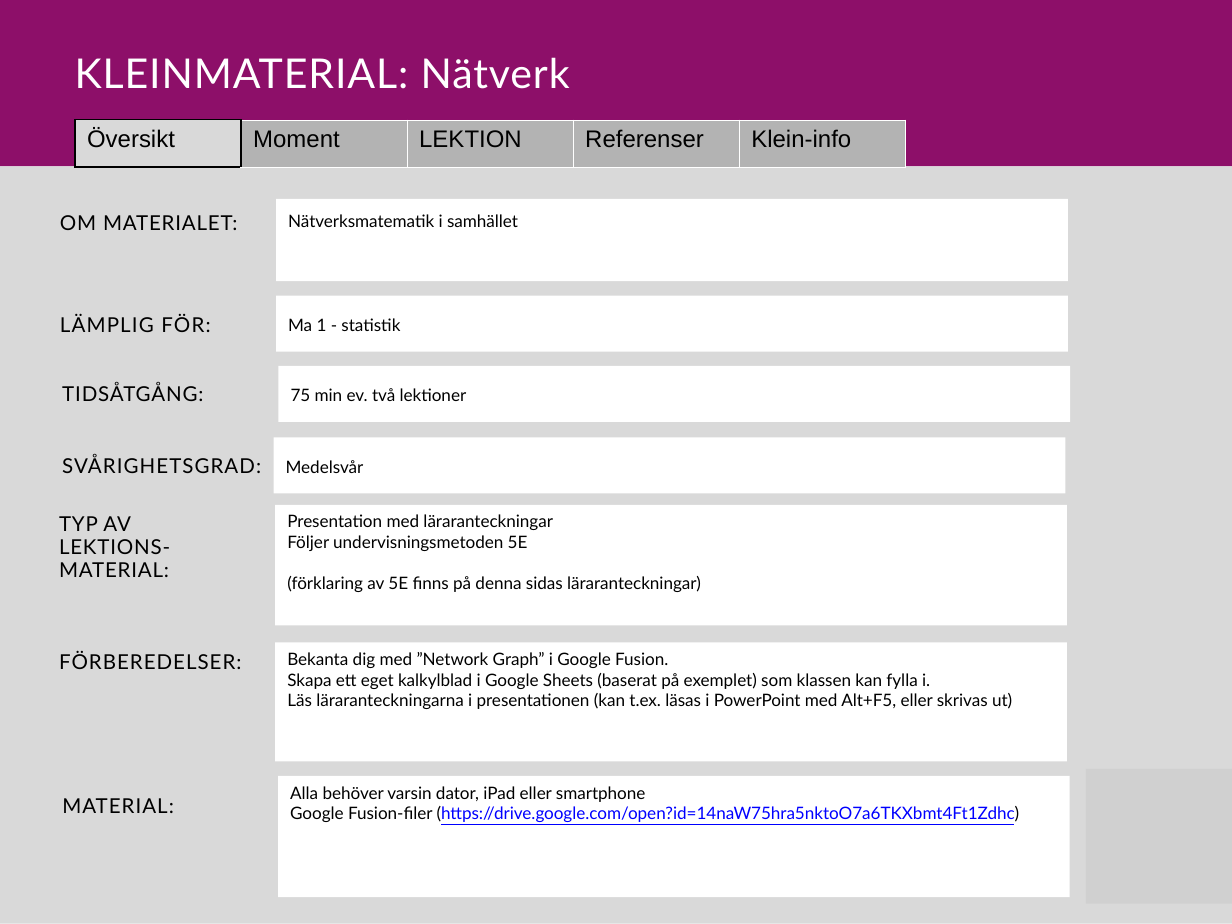
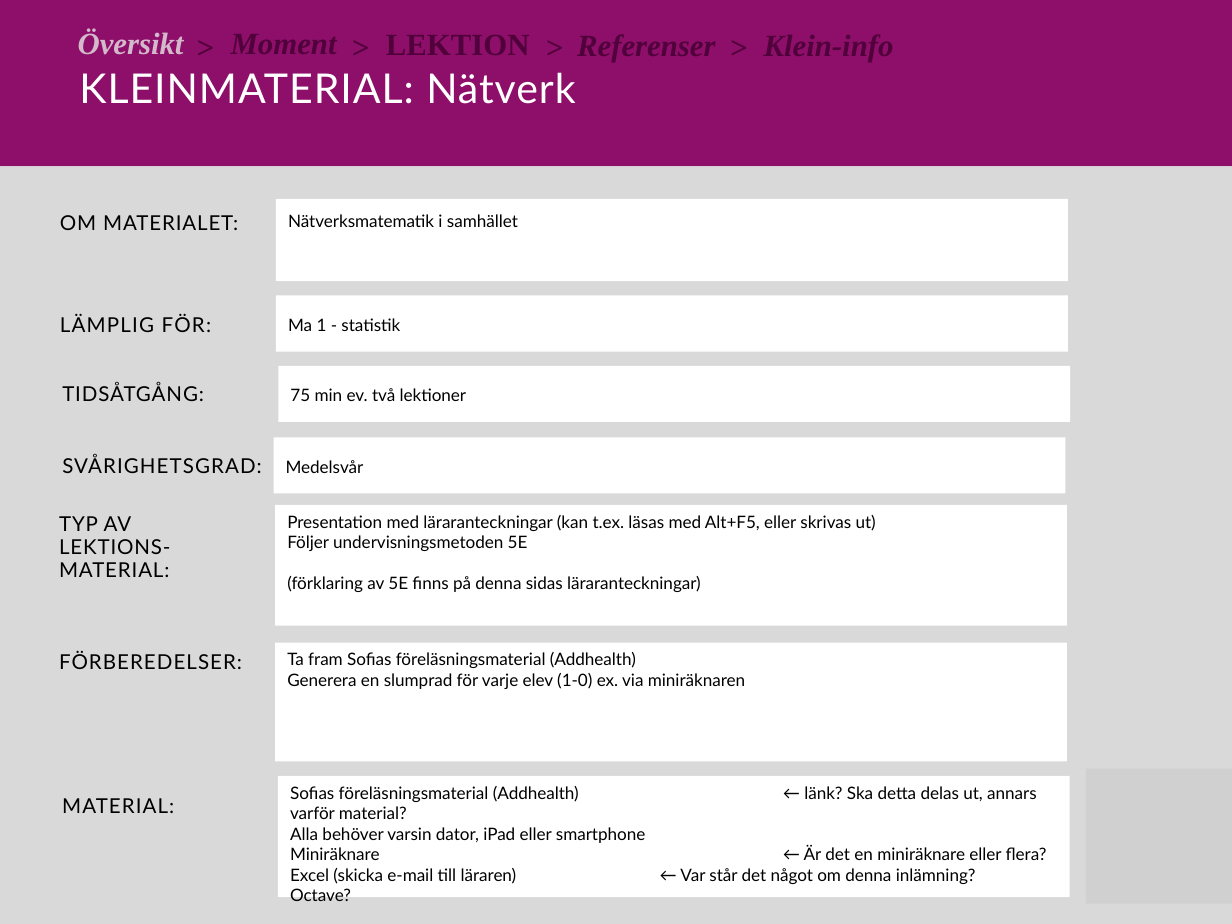
Before and after one commit to Niwsters/teaching-materials-thesis, a slide deck: slide 1 of revisions/2017-nätverk/material_nätverk_revision.pptx. Drawn at 1232x924 pixels with LibreOffice and Linux fonts; fonts in the diff are those of the drawing; grey boxes stand for pictures. Boxes give left, top, right and bottom in pixels: in the first picture for what was removed or moved away, otherwise in the second. Text is boxed around its words. In the diff, an @@ line names an element or a change of style, - is before the commit and + after.

```diff
--- a/revisions/2017-nätverk/material_nätverk_revision.pptx
+++ b/revisions/2017-nätverk/material_nätverk_revision.pptx
@@ group added at (x1=78, y1=27, x2=764, y2=58): 5 texts @@
+>
+Översikt
+>
+>
+>
@@ text "KLEINMATERIAL: Nätverk" moved from (x1=75, y1=57, x2=570, y2=89) to (x1=79, y1=72, x2=575, y2=104) @@
@@ table removed at (x1=75, y1=120, x2=907, y2=166), 1 rows, 5 columns @@
-Översikt | Moment | LEKTION | Referenser | Klein-info
@@ text "TIDSÅTGÅNG:" at (x1=62, y1=383, x2=204, y2=401): letter spacing 0.5 to 0.6 pt @@
@@ text in freeform shape at (x1=287, y1=515, x2=876, y2=531): text changed @@
-Presentation med läraranteckningar
+Presentation med läraranteckningar (kan t.ex. läsas med Alt+F5, eller skrivas ut)
@@ text in freeform shape at (x1=287, y1=652, x2=745, y2=689): text changed @@
-Bekanta dig med ”Network Graph” i Google Fusion.
-Skapa ett eget kalkylblad i Google Sheets (baserat på exemplet) som klassen kan fylla i.
-Läs läraranteckningarna i presentationen (kan t.ex. läsas i PowerPoint med Alt+F5, eller skrivas ut)
+Ta fram Sofias föreläsningsmaterial (Addhealth)
+Generera en slumprad för varje elev (1-0) ex. via miniräknaren
@@ text in freeform shape at (x1=290, y1=786, x2=1037, y2=819): paragraph added @@
+Sofias föreläsningsmaterial (Addhealth) ← länk? Ska detta delas ut, annars varför material?
@@ text in freeform shape at (x1=290, y1=846, x2=1047, y2=901): text changed; text colour #0000FF to #000000 @@
-Google Fusion-filer (https://drive.google.com/open?id=14naW75hra5nktoO7a6TKXbmt4Ft1Zdhc)
+Miniräknare ← Är det en miniräknare eller flera?
+Excel (skicka e-mail till läraren) ← Var står det något om denna inlämning?
+Octave?
```
Also in this commit, not shown: 9 other slides changed, 2 other files.
